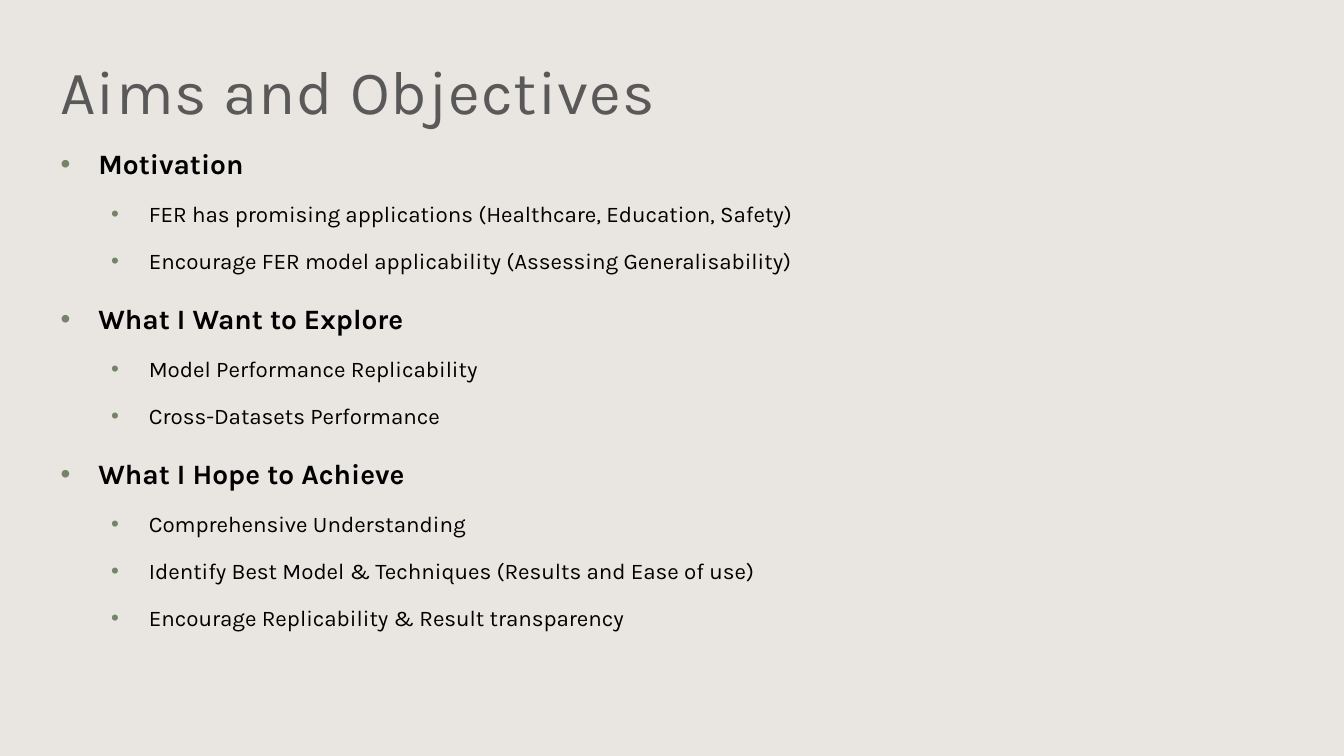
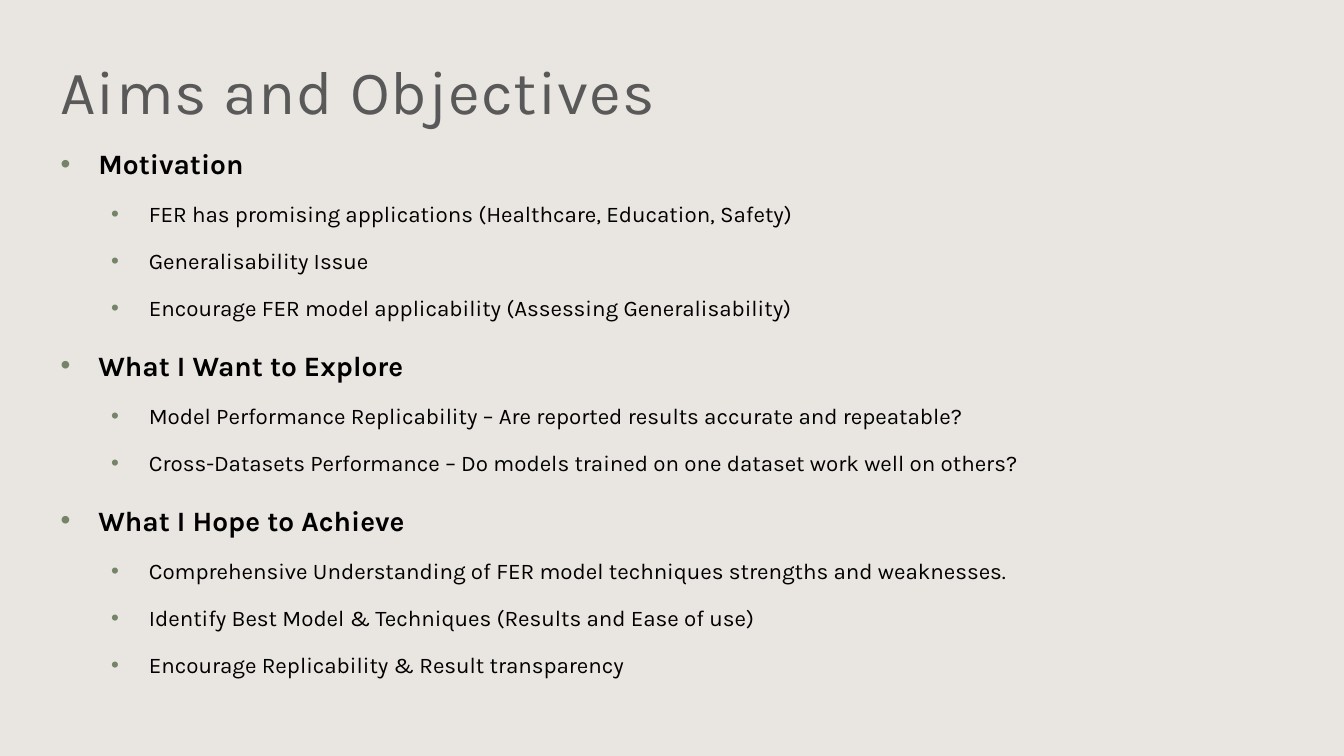
Before and after one commit to Jer0me123/Deep-Learning-For-Computer-Vision, a slide deck: slide 8 of ICS5118 - Facial Emotion Detection.pptx. Drawn at 1344x756 pixels with LibreOffice and Linux fonts; fonts in the diff are those of the drawing; background and template pictures are left out. Boxes give left, top, right and bottom in pixels: in the first picture for what was removed or moved away, otherwise in the second. Text is boxed around its words. In the diff, an @@ line names an element or a change of style, - is before the commit and + after.

```diff
--- a/ICS5118 - Facial Emotion Detection.pptx
+++ b/ICS5118 - Facial Emotion Detection.pptx
@@ text at [149,253,369,275]: paragraph added @@
+  • Generalisability Issue
@@ text at [149,408,1018,472]: text changed @@
-  • Model Performance Replicability
-  • Cross-Datasets Performance
+  • Model Performance Replicability – Are reported results accurate and repeatable?
+  • Cross-Datasets Performance – Do models trained on one dataset work well on others?
@@ text at [149,563,1006,585]: text changed @@
-  • Comprehensive Understanding
+  • Comprehensive Understanding of FER model techniques strengths and weaknesses.
```
Also in this commit, not shown: 4 other slides changed, 2 slides added, 2 other files.
